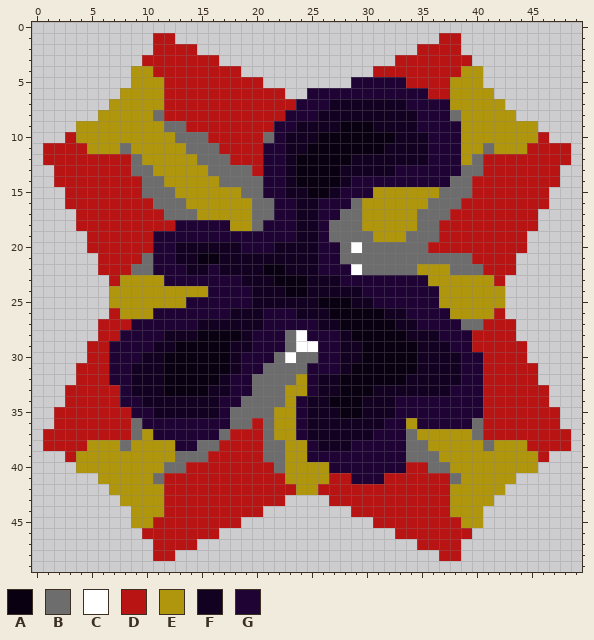
Two versions of one pixel-art sprite, killer_sokoban/killer_sokoban/src/target_oil.png. Above: the version before the commit.
The file is 50x50 pixels.
Palette (. is transparent): A #090011  B #6d6d6d  C #ffffff  D #b81414  E #b0960c  F #130122  G #1e0334
Pixels before (only the part around the change), first column x 0:
 0 ..................................................
 1 ...........DD........................DD...........
 2 ...........DDDD....................DDDD...........
 3 ..........DDDDDDD................DDDDDDD..........
 4 .........EEDDDDDDDD............DDDDDDDDEE.........
 5 .........EEEDDDDDDDDD........GGGGGDDDDEEE.........
 6 ........EEEEDDDDDDDDDDD..GGGGGGGGGGGDDEEEE........
 7 .......EEEEEDDDDDDDDDDDDGGGFFFFFFFGGGGEEEEE.......
 8 ......EEEEEBDDDDDDDDDDDGGGFFFFFFFFFGGGBEEEEE......
 9 ....EEEEEEEEBBDDDDDDDDGGFFFFAAAFFFFGGGGEEEEEEE....
10 ...DEEEEEEEEEBBBDDDDDBGFFFAAAAAAAFFFGGGEEEEEEED...
11 .DDDDEEEBEEEEEBBBDDDDGGFFAAAAAAAFFFFGGGEEBEEEDDDD.
12 .DDDDDDDDBEEEEEBBBDDDGGFAAAAAFFFFFFFGGGEBDDDDDDDD.
13 ..DDDDDDDBBEEEEEBBBBDGGFAAAAFFFFFGGGGGGBBDDDDDDD..
14 ..DDDDDDDDBBEEEEEBBBBGGFAAAAFGGGGGGGGGBBDDDDDDDD..
15 ...DDDDDDDBBBEEEEEEBBGGFFAAFGGGEEEEEEBBBDDDDDDD...
16 ...DDDDDDDDBBBEEEEEEBBGGFFGGGBEEEEEEBBBDDDDDDDD...
17 ....DDDDDDDDBBBEEEEEBBGGFFGGBBEEEEEBBBDDDDDDDD....
18 ....DDDDDDDDDGGGGGEEBGGGFFGBBBEEEEEBBDDDDDDDDD....
19 .....DDDDDDGGGGGGGGGGGGGFFGBBBBEEEBBBDDDDDDDD.....
20 .....DDDDDDGGFFFFFFGGGFFFFGGBCBBBBBBDDDDDDDDD.....
21 ......DDDDBGGFFAAFFFFFFFFFGGBBBBBBBBBBBBDDDD......
22 ......DDDBBGGGFFGFFFFAAFFFGGGCBBBBBEEEBBBDDD......
23 .......DEEEEGGGGGGGFFFAAAFFFGGGGGGGGEEEEEED.......
24 .......EEEEEEEEEGGGGFFFAAFFFFFGGGGGGGEEEEEE.......
25 .......EEEEEEEGGGGGGFFFFFFAAAFFGGGGGGEEEEEE.......
26 .......DEEEGGGGGGGFFFGGGFFFAAAAAFFGGGGEEEED.......
27 ......DDDGGGGGGFFFFFFGGGGGFFAAAAAFFGGGGBBDDD......
28 ......DDGGGGFFFAAAAFGGGBCGGGFAAAAAFFFGGGDDDD......
29 .....DDGGGGFFAAAAAFFGGGBCCGGFFAAAAAFFFGGDDDDD.....
30 .....DDGGGFFAAAAAAFGGGBCBBGGFFAAAAAFFFFGGDDDD.....
31 ....DDDGGFFFAAAAAAFGGBBBBGGGFAAAAAAFFFFGGDDDDD....
32 ....DDDGGFFFAAAAAFGGBBBBEGFFAAAAAAFFFFFGGDDDDD....
33 ...DDDDDGFFFAAAAFFGGBBBEEGFFAAAFFFFFFFGGGDDDDDD...
34 ...DDDDDGGFFFFFFFGGBBBBEGFFAAAFFFGGGGGGGGDDDDDD...
35 ..DDDDDDDGGFFFFFFGBBBBEEGFFFAAFFFGGGGGGGGDDDDDDD..
36 ..DDDDDDDBGGGGGGGGBBDBEEGFFFFFFFGGEGGGGGBDDDDDDD..
37 .DDDDDDDDBEGGGGGGBDDDBEEGFFFFFFGGGBEEEEEBDDDDDDDD.
38 .DDDDEEEBEEEEGGBBDDDDBBEEGFFFGGGGGBBEEEEEBEEEDDDD.
39 ...DEEEEEEEEEBBBDDDDDBBEEGGGGGGGGGBBBEEEEEEEEED...
40 ....EEEEEEEEBBDDDDDDDDBEEEEGGGGGGGDDBBEEEEEEEE....
41 ......EEEEEBDDDDDDDDDDDEEEEDDGGGDDDDDDBEEEEE......
42 .......EEEEEDDDDDDDDDDDDEEDDDDDDDDDDDDEEEEE.......
43 ........EEEEDDDDDDDDDDD....DDDDDDDDDDDEEEE........
44 .........EEEDDDDDDDDD........DDDDDDDDDEEE.........
45 .........EEDDDDDDDD............DDDDDDDDEE.........
46 ..........DDDDDDD................DDDDDDD..........
47 ...........DDDD....................DDDD...........
48 ...........DD........................DD...........
49 ..................................................
And afterwards:
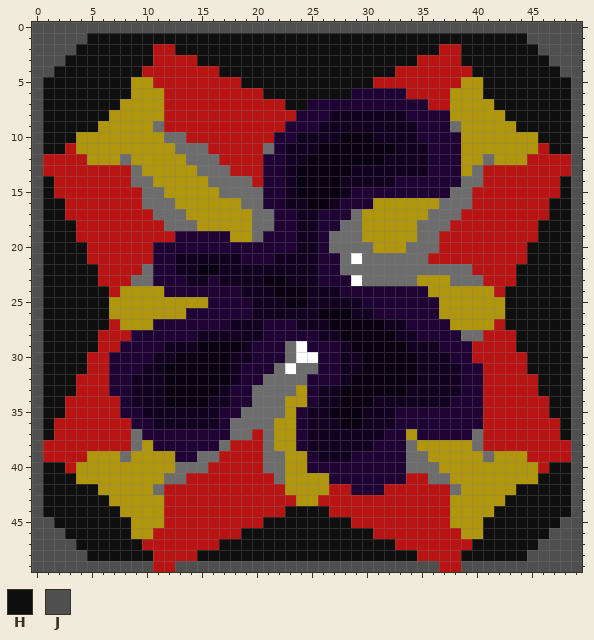
Colours new in this view: H #0f0f0f  J #4f4f4f
From old to new:
y 0: x 0..49 .................................................. -> JJJJJJJJJJJJJJJJJJJJJJJJJJJJJJJJJJJJJJJJJJJJJJJJJJ
y 1: x 0..49 ...........DD........................DD........... -> JJJJJHHHHHHHHHHHHHHHHHHHHHHHHHHHHHHHHHHHHHHHHJJJJJ
y 2: x 0..10 ........... -> JJJJHHHHHHH; x 13..36 DD....................DD -> HHHHHHHHHHHHHHHHHHHHHHHH; x 39..49 ........... -> HHHHHHHJJJJ
y 3: x 0..10 ..........D -> JJJHHHHHHHH; x 15..34 DD................DD -> HHHHHHHHHHHHHHHHHHHH; x 39..49 D.......... -> HHHHHHHHJJJ
y 4: x 0..10 .........EE -> JJHHHHHHHHD; x 17..32 DD............DD -> HHHHHHHHHHHHHHHH; x 39..49 EE......... -> DHHHHHHHHJJ
y 5: x 0..8 ......... -> JHHHHHHHH; x 11 E -> D; x 19..33 DD........GGGGG -> HHHHHHHHHHHHDDD; x 38 E -> D; x 41..49 ......... -> HHHHHHHHJ
y 6: x 0..8 ........E -> JHHHHHHHH; x 21..28 DD..GGGG -> HHHHHHHH; x 34..35 GG -> DD; x 41..49 E........ -> HHHHHHHHJ
y 7: x 0..7 .......E -> JHHHHHHH; x 23..24 DG -> HH; x 27..33 FFFFFFF -> GGGGGGG; x 36..37 GG -> DD; x 42..49 E....... -> HHHHHHHJ
y 8: x 0..6 ......E -> JHHHHHH; x 11 B -> E; x 23 G -> D; x 26 F -> G; x 34 F -> G; x 38 B -> E; x 43..49 E...... -> HHHHHHJ
y 9: x 0..5 ....EE -> JHHHHH; x 11..13 EBB -> BDD; x 22 G -> D; x 24..25 FF -> GG; x 28..30 AAA -> FFF; x 38 G -> B; x 44..49 EE.... -> HHHHHJ
y 10: x 0..3 ...D -> JHHH; x 12 E -> B; x 14..15 BB -> DD; x 21 B -> D; x 23 F -> G; x 26..27 AA -> FF; x 31..32 AA -> FF; x 35 F -> G; x 46..49 D... -> HHHJ
y 11: x 0..2 .DD -> JHH; x 4 D -> E; x 8 B -> E; x 13 E -> B; x 16 B -> D; x 21 G -> B; x 25 A -> F; x 32 F -> A; x 41 B -> E; x 45 D -> E; x 47..49 DD. -> HHJ
y 12: x 0 . -> J; x 5..9 DDDDB -> EEEBE; x 14 E -> B; x 17 B -> D; x 24 A -> F; x 29..31 FFF -> AAA; x 40..44 BDDDD -> EBEEE; x 49 . -> J
y 13: x 0..1 .. -> JD; x 10 B -> E; x 15 E -> B; x 18..19 BB -> DD; x 28 F -> A; x 33..35 GGG -> FFF; x 39 B -> E; x 48..49 .. -> DJ
y 14: x 0..1 .. -> JH; x 9 D -> B; x 11 B -> E; x 16 E -> B; x 20 B -> D; x 29..32 GGGG -> FFFF; x 38 B -> G; x 40 D -> B; x 48..49 .. -> HJ
y 15: x 0..2 ... -> JHD; x 12 B -> E; x 17..18 EE -> BB; x 24 F -> A; x 27..28 FG -> AF; x 31..37 EEEEEEB -> GGGGGGG; x 47..49 ... -> DHJ
y 16: x 0..2 ... -> JHH; x 10 D -> B; x 13 B -> E; x 19 E -> B; x 21 B -> G; x 23 G -> F; x 25..27 FGG -> AAF; x 29..30 BE -> GG; x 36 B -> E; x 39 D -> B; x 47..49 ... -> HHJ
y 17: x 0..3 .... -> JHHD; x 11 D -> B; x 14 B -> E; x 28 B -> G; x 35 B -> E; x 38 D -> B; x 46..49 .... -> DHHJ
y 18: x 0..3 .... -> JHHH; x 12..17 DGGGGG -> BBBEEE; x 21 G -> B; x 27 B -> G; x 37 D -> B; x 46..49 .... -> HHHJ
y 19: x 0..4 ..... -> JHHHD; x 11..12 GG -> DD; x 18..20 GGG -> EEB; x 30 B -> E; x 34 B -> E; x 45..49 ..... -> DHHHJ
y 20: x 0..4 ..... -> JHHHH; x 13..18 FFFFFF -> GGGGGG; x 22..23 FF -> GG; x 27 G -> B; x 29 C -> B; x 31..33 BBB -> EEE; x 36 D -> B; x 45..49 ..... -> HHHHJ
y 21: x 0..5 ...... -> JHHHHD; x 10 B -> D; x 15..16 AA -> FF; x 19..21 FFF -> GGG; x 29 B -> C; x 36..39 BBBB -> DDDD; x 44..49 ...... -> DHHHHJ
y 22: x 0..5 ...... -> JHHHHH; x 9 B -> D; x 13 G -> F; x 15..16 FG -> AA; x 21..22 AA -> FF; x 28..29 GC -> BB; x 35..37 EEE -> BBB; x 40 B -> D; x 44..49 ...... -> HHHHHJ
y 23: x 0..6 ....... -> JHHHHHD; x 8..11 EEEE -> DBBG; x 14..15 GG -> FF; x 17..18 GG -> FF; x 21 F -> A; x 23..24 AA -> FF; x 26..27 FF -> GG; x 29..35 GGGGGGG -> CBBBBBE; x 38..41 EEEE -> BBBD; x 43..49 ....... -> DHHHHHJ
y 24: x 0..7 .......E -> JHHHHHHD; x 12..15 EEEE -> GGGG; x 19 G -> F; x 22 F -> A; x 28..29 FF -> GG; x 36 G -> E; x 42..49 E....... -> DHHHHHHJ
y 25: x 0..6 ....... -> JHHHHHH; x 14..15 GG -> EE; x 23..24 FF -> AA; x 26..28 AAA -> FFF; x 30 F -> G; x 43..49 ....... -> HHHHHHJ
y 26: x 0..7 .......D -> JHHHHHHE; x 11..13 GGG -> EEE; x 18..19 FF -> GG; x 21..23 GGG -> FFF; x 26 F -> A; x 29..33 AAAFF -> FFGGG; x 37 G -> E; x 42..49 D....... -> EHHHHHHJ
y 27: x 0..6 ......D -> JHHHHHH; x 8..10 DGG -> EEE; x 15..17 FFF -> GGG; x 24..25 GG -> FF; x 27 F -> A; x 32 A -> F; x 34 F -> G; x 38..41 GBBD -> EEEE; x 43..49 D...... -> HHHHHHJ
y 28: x 0..5 ...... -> JHHHHH; x 8 G -> D; x 12..18 FFFAAAA -> GGGFFFF; x 20 G -> F; x 23..24 BC -> GG; x 26..28 GGF -> FFA; x 33 A -> F; x 35..36 FF -> GG; x 39..40 GD -> BB; x 44..49 ...... -> HHHHHJ
y 29: x 0..5 .....D -> JHHHHH; x 7 G -> D; x 11 F -> G; x 13..14 AA -> FF; x 18 F -> A; x 25 C -> G; x 29 F -> A; x 34 A -> F; x 37 F -> G; x 44..49 D..... -> HHHHHJ
y 30: x 0..4 ..... -> JHHHH; x 10 F -> G; x 12 A -> F; x 19 G -> F; x 22..25 BCBB -> GBCC; x 38 F -> G; x 40 G -> D; x 45..49 ..... -> HHHHJ
y 31: x 0..4 ....D -> JHHHH; x 9 F -> G; x 21 B -> G; x 23 B -> C; x 25 G -> B; x 29 A -> F; x 45..49 D.... -> HHHHJ
y 32: x 0..3 .... -> JHHH; x 17..18 FG -> AF; x 20 B -> G; x 24 E -> B; x 26..28 FFA -> GGF; x 34 F -> A; x 46..49 .... -> HHHJ
y 33: x 0..3 ...D -> JHHH; x 7 D -> G; x 16 F -> A; x 23 E -> B; x 31..33 FFF -> AAA; x 38 G -> F; x 46..49 D... -> HHHJ
y 34: x 0..2 ... -> JHH; x 9 G -> F; x 12..15 FFFF -> AAAA; x 17 G -> F; x 19 B -> G; x 24..25 GF -> EG; x 27 A -> F; x 30 F -> A; x 33..37 GGGGG -> FFFFF; x 47..49 ... -> HHJ
y 35: x 0..2 ..D -> JHH; x 8 D -> G; x 10 G -> F; x 18 B -> G; x 22 E -> B; x 27 F -> A; x 47..49 D.. -> HHJ
y 36: x 0..1 .. -> JH; x 9 B -> G; x 11..16 GGGGGG -> FFFFFF; x 20 D -> B; x 28..29 FF -> AA; x 32 G -> F; x 34 E -> G; x 40 B -> G; x 48..49 .. -> HJ
y 37: x 0..1 .D -> JH; x 10 E -> G; x 17..19 BDD -> GBB; x 31 G -> F; x 34..39 BEEEEE -> EGGGGG; x 48..49 D. -> HJ
y 38: x 0 . -> J; x 5..9 EEEBE -> DDDDB; x 11..12 EE -> GG; x 15..17 BBD -> GGB; x 22 B -> E; x 24..25 EG -> GF; x 29..30 GG -> FF; x 35 B -> E; x 40..44 EBEEE -> BDDDD; x 49 . -> J
y 39: x 0..2 ... -> JDD; x 4 E -> D; x 8 E -> B; x 13..14 BB -> GG; x 16 D -> B; x 26..28 GGG -> FFF; x 36 B -> E; x 41 E -> B; x 45 E -> D; x 47..49 ... -> DDJ
y 40: x 0..3 .... -> JHHD; x 12 B -> E; x 14..15 DD -> BB; x 21 D -> B; x 25..26 EE -> GG; x 34..35 DD -> BB; x 37 B -> E; x 46..49 .... -> DHHJ
y 41: x 0..5 ...... -> JHHHEE; x 11..13 BDD -> EBB; x 22 D -> B; x 27..28 DD -> GG; x 32..33 DD -> GG; x 36..38 DDB -> BBE; x 44..49 ...... -> EEHHHJ
y 42: x 0..6 ....... -> JHHHHHE; x 11 E -> B; x 23 D -> E; x 26 D -> E; x 29..31 DDD -> GGG; x 38 E -> B; x 43..49 ....... -> EHHHHHJ
y 43: x 0..7 ........ -> JHHHHHHE; x 23..26 .... -> DEED; x 42..49 ........ -> EHHHHHHJ
y 44: x 0..8 ......... -> JHHHHHHHE; x 21..28 ........ -> DDHHHHDD; x 41..49 ......... -> EHHHHHHHJ
y 45: x 0..8 ......... -> JJHHHHHHH; x 11 D -> E; x 19..30 ............ -> DDHHHHHHHHDD; x 38 D -> E; x 41..49 ......... -> HHHHHHHJJ
y 46: x 0..10 ..........D -> JJJHHHHHHEE; x 17..32 ................ -> DDHHHHHHHHHHHHDD; x 39..49 D.......... -> EEHHHHHHJJJ
y 47: x 0..10 ........... -> JJJJHHHHHHD; x 15..34 .................... -> DDHHHHHHHHHHHHHHHHDD; x 39..49 ........... -> DHHHHHHJJJJ
y 48: x 0..10 ........... -> JJJJJHHHHHH; x 13..36 ........................ -> DDHHHHHHHHHHHHHHHHHHHHDD; x 39..49 ........... -> HHHHHHJJJJJ
y 49: x 0..49 .................................................. -> JJJJJJJJJJJDDJJJJJJJJJJJJJJJJJJJJJJJJDDJJJJJJJJJJJ
